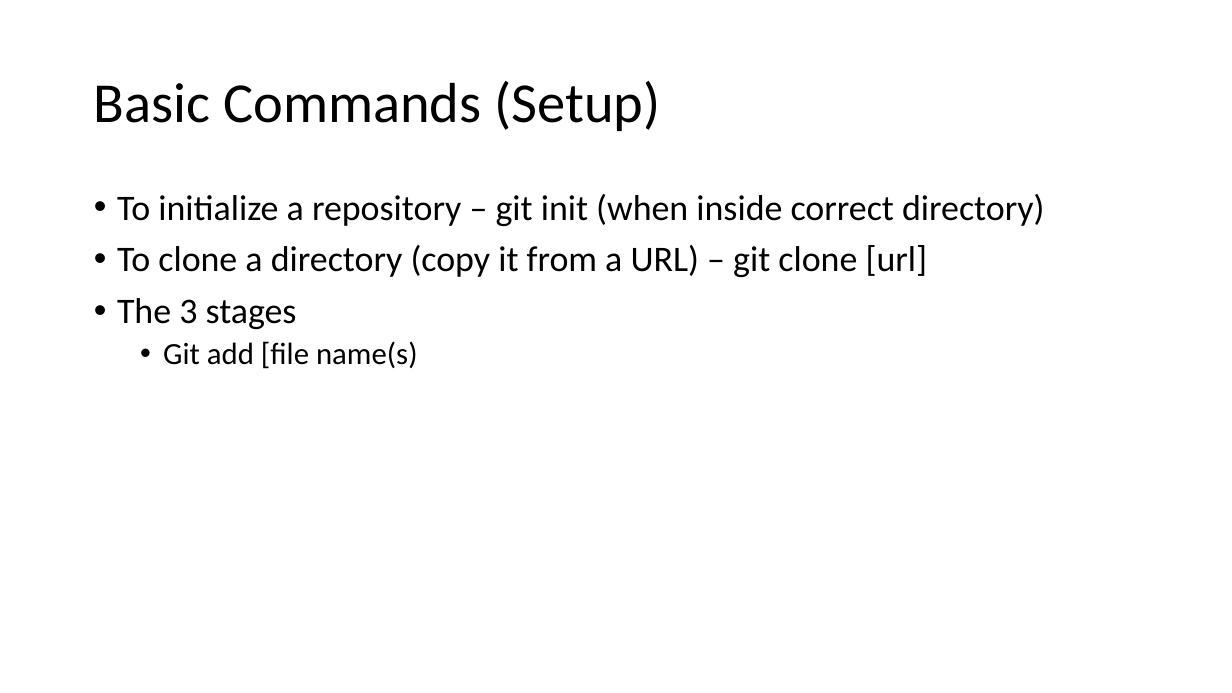
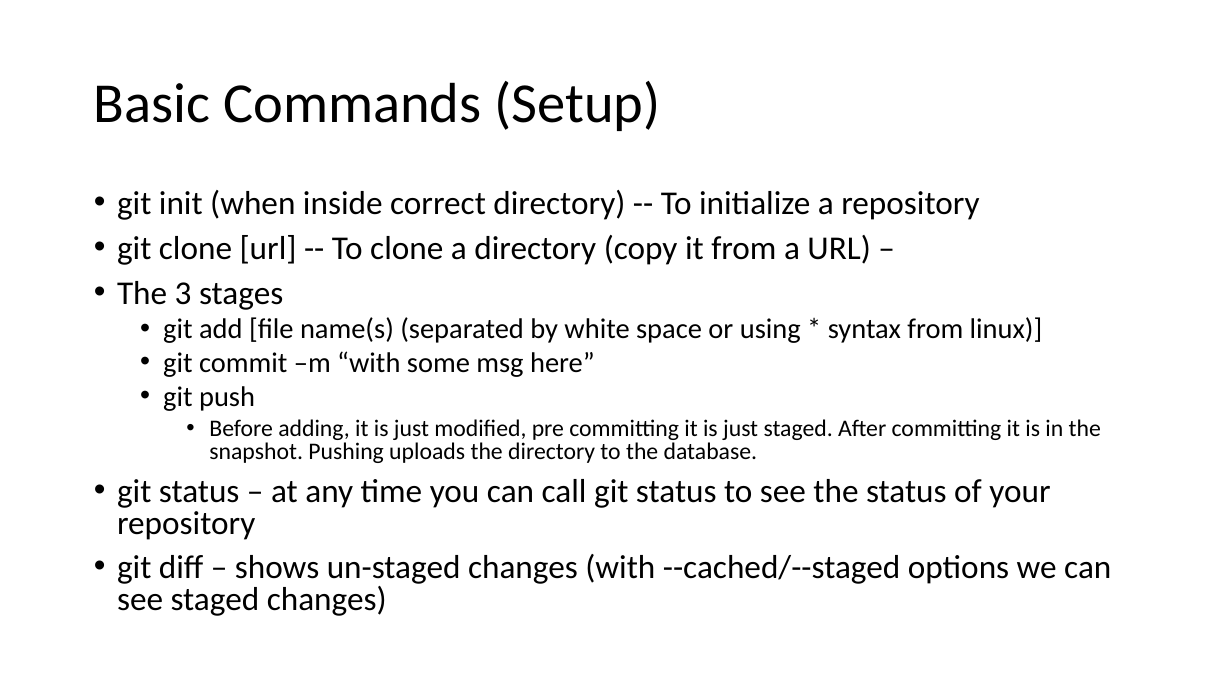
Before and after one commit to burwinliu-zz/my-jupyter-nb, a slide deck: slide 6 of Notes/summer2020/Git Version Control.pptx. Drawn at 1232x693 pixels with LibreOffice and Linux fonts; fonts in the diff are those of the drawing. Boxes give left, top, right and bottom in pixels: in the first picture for what was removed or moved away, otherwise in the second. Text is boxed around its words. In the diff, an @@ line names an element or a change of style, - is before the commit and + after.

```diff
--- a/Notes/summer2020/Git Version Control.pptx
+++ b/Notes/summer2020/Git Version Control.pptx
@@ text at [117, 190, 979, 265]: text changed; size 28 to 25.9 pt @@
-• To initialize a repository – git init (when inside correct directory)
-• To clone a directory (copy it from a URL) – git clone [url]
+• git init (when inside correct directory) -- To initialize a repository
+• git clone [url] -- To clone a directory (copy it from a URL) –
@@ text at [117, 281, 283, 310]: size 28 to 25.9 pt in "The 3 stages"; line spacing 0.9 to 0.8 @@
@@ text at [117, 317, 1111, 616]: text changed; size 24 to 25.9 pt @@
-  • Git add [file name(s)
+  • git add [file name(s) (separated by white space or using * syntax from linux)]
+  • git commit –m “with some msg here”
+  • git push
+    • Before adding, it is just modified, pre committing it is just staged. After committing it is in the snapshot. Pushing uploads the directory to the database.
+• git status – at any time you can call git status to see the status of your repository
+• git diff – shows un-staged changes (with --cached/--staged options we can see staged changes)
```
Also in this commit, not shown: 1 slide added, 4 other files.
